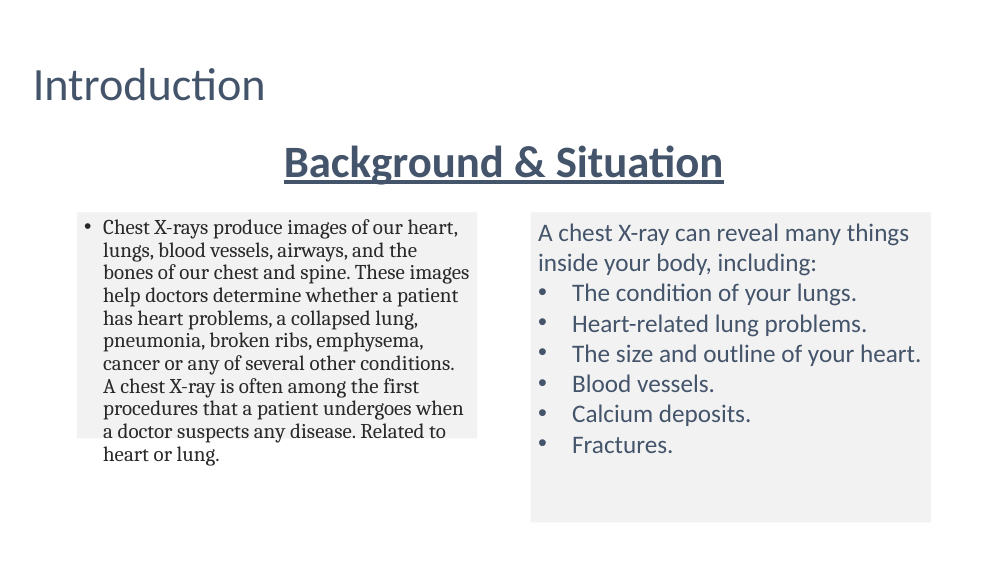
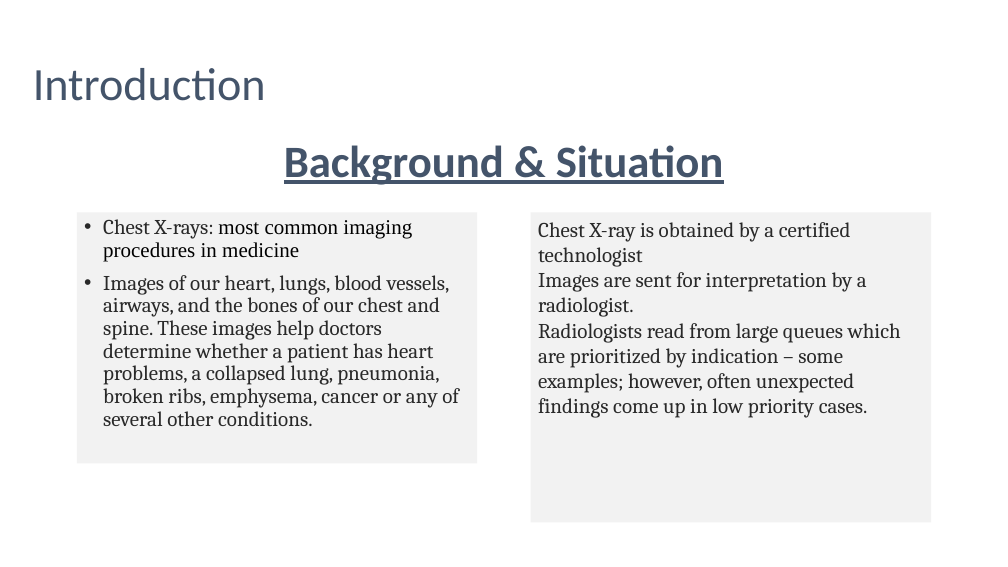
Before and after one commit to abarnett1999/AIPI-540-NLP-Team2-Project, a slide deck: slide 3 of AIPI540NLPpresentation.pptm. Drawn at 1008x567 pixels with LibreOffice and Linux fonts; fonts in the diff are those of the drawing. Boxes give left, top, right and bottom in pixels: in the first picture for what was removed or moved away, otherwise in the second. Text is boxed around its words. In the diff, an @@ line names an element or a change of style, - is before the commit and + after.

```diff
--- a/AIPI540NLPpresentation.pptm
+++ b/AIPI540NLPpresentation.pptm
@@ rectangle "Chest X-rays: most common imaging ..." resized from (x1=77, y1=212, x2=478, y2=439) to (x1=77, y1=212, x2=478, y2=464) @@
@@ text in rectangle at (x1=103, y1=219, x2=459, y2=426): text changed @@
-• Chest X-rays produce images of our heart, lungs, blood vessels, airways, and the bones of our chest and spine. These images help doctors determine whether a patient has heart problems, a collapsed lung, pneumonia, broken ribs, emphysema, cancer or any of several other conditions. A chest X-ray is often among the first procedures that a patient undergoes when a doctor suspects any disease. Related to heart or lung.
+• Chest X-rays: most common imaging procedures in medicine
+• Images of our heart, lungs, blood vessels, airways, and the bones of our chest and spine. These images help doctors determine whether a patient has heart problems, a collapsed lung, pneumonia, broken ribs, emphysema, cancer or any of several other conditions.
@@ text in rectangle at (x1=538, y1=222, x2=901, y2=418): text changed; size 24 to 20 pt; font Calibri to Cambria; text colour #44546A to #292929 @@
-A chest X-ray can reveal many things inside your body, including:
-• The condition of your lungs.
-• Heart-related lung problems.
-• The size and outline of your heart.
-• Blood vessels.
-• Calcium deposits.
-• Fractures.
+Chest X-ray is obtained by a certified technologist
+Images are sent for interpretation by a radiologist.
+Radiologists read from large queues which are prioritized by indication – some examples; however, often unexpected findings come up in low priority cases.
```
Also in this commit, not shown: 5 other slides changed, 2 slides added, 1 slide removed.
